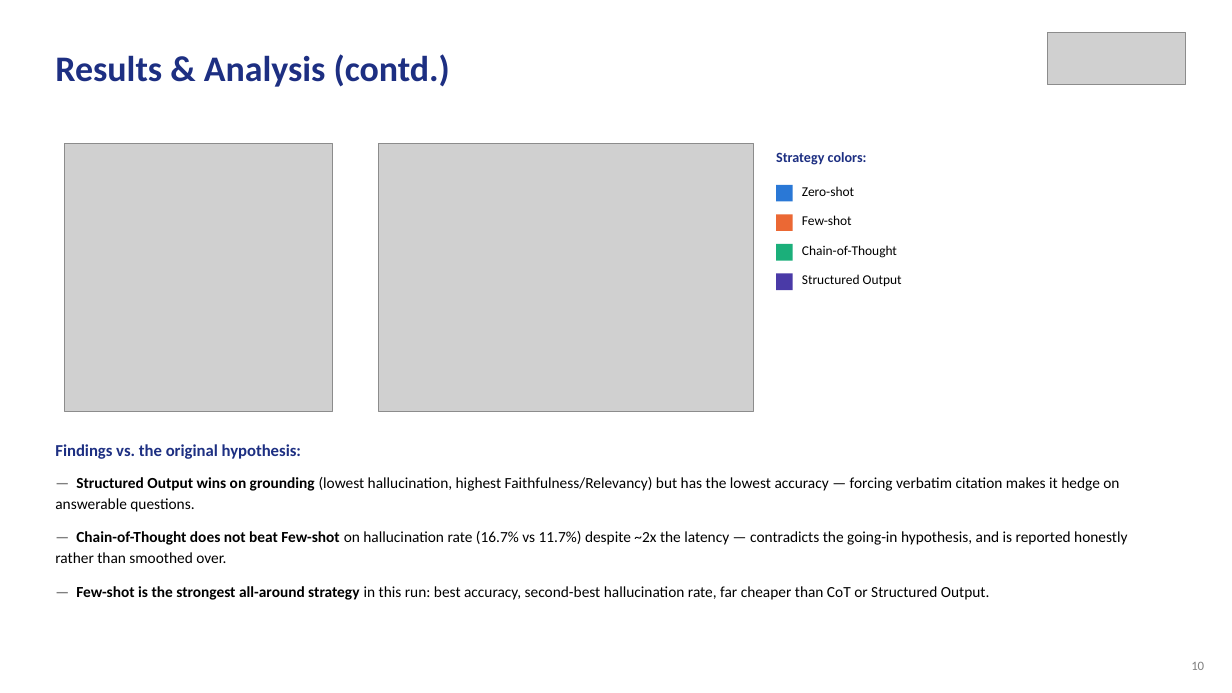
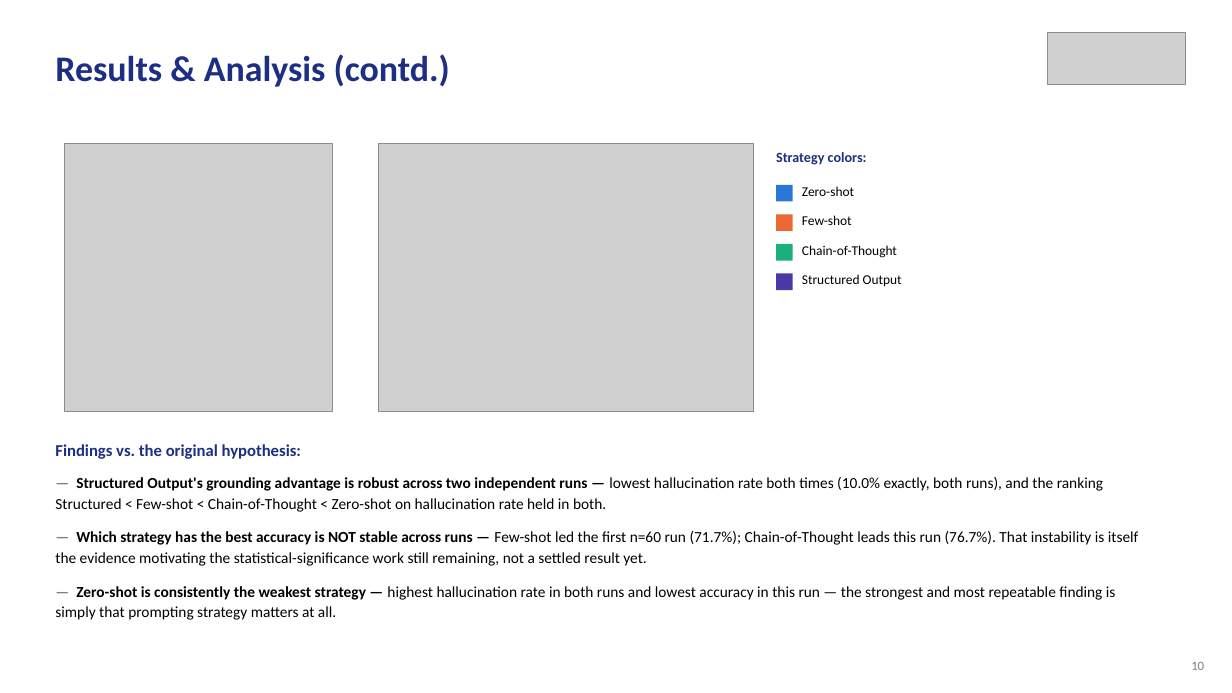
Before and after one commit to bhupendersingh1234/prompt_engineering_strategy_benchmark_for_rag_pipelines, a slide deck: slide 8 of presentation/review-2-ppt.pptx. Drawn at 1232x693 pixels with LibreOffice and Linux fonts; fonts in the diff are those of the drawing; grey boxes stand for pictures. Boxes give left, top, right and bottom in pixels: in the first picture for what was removed or moved away, otherwise in the second. Text is boxed around its words. In the diff, an @@ line names an element or a change of style, - is before the commit and + after.

Commit message:
Promote the second n=60 run to be the official committed results
Both review decks (review-2-ppt.pptx and review_2_updated.pptx) now show
identical data -- verified 0 text differences across all 96 text/table
items. The original run is preserved in git history (commit feeea63) for
anyone who wants to compare; results/, README.md Results section, and
review-2-ppt.pptx were all regenerated from this run's actual output
(data/processed eval question IDs confirmed identical between the two
runs -- same seed -- so this is a clean apples-to-apples comparison, not
a different experiment).

README's Results section is rewritten around the two-run comparison
rather than treating either run's numbers as final: the hallucination-
rate ranking held identically across both runs (Structured Output lowest
both times), but the accuracy ranking did not (Few-shot led run 1,
Chain-of-Thought leads run 2) -- called out explicitly as the reason
statistical significance testing is still open work, not a formality.

```diff
--- a/presentation/review-2-ppt.pptx
+++ b/presentation/review-2-ppt.pptx
@@ text at [55, 477, 1139, 620]: text changed @@
-— Structured Output wins on grounding (lowest hallucination, highest Faithfulness/Relevancy) but has the lowest accuracy — forcing verbatim citation makes it hedge on answerable questions.
-— Chain-of-Thought does not beat Few-shot on hallucination rate (16.7% vs 11.7%) despite ~2x the latency — contradicts the going-in hypothesis, and is reported honestly rather than smoothed over.
-— Few-shot is the strongest all-around strategy in this run: best accuracy, second-best hallucination rate, far cheaper than CoT or Structured Output.
+— Structured Output's grounding advantage is robust across two independent runs — lowest hallucination rate both times (10.0% exactly, both runs), and the ranking Structured < Few-shot < Chain-of-Thought < Zero-shot on hallucination rate held in both.
+— Which strategy has the best accuracy is NOT stable across runs — Few-shot led the first n=60 run (71.7%); Chain-of-Thought leads this run (76.7%). That instability is itself the evidence motivating the statistical-significance work still remaining, not a settled result yet.
+— Zero-shot is consistently the weakest strategy — highest hallucination rate in both runs and lowest accuracy in this run — the strongest and most repeatable finding is simply that prompting strategy matters at all.
```
Also in this commit, not shown: 2 other slides changed, 19 other files.
